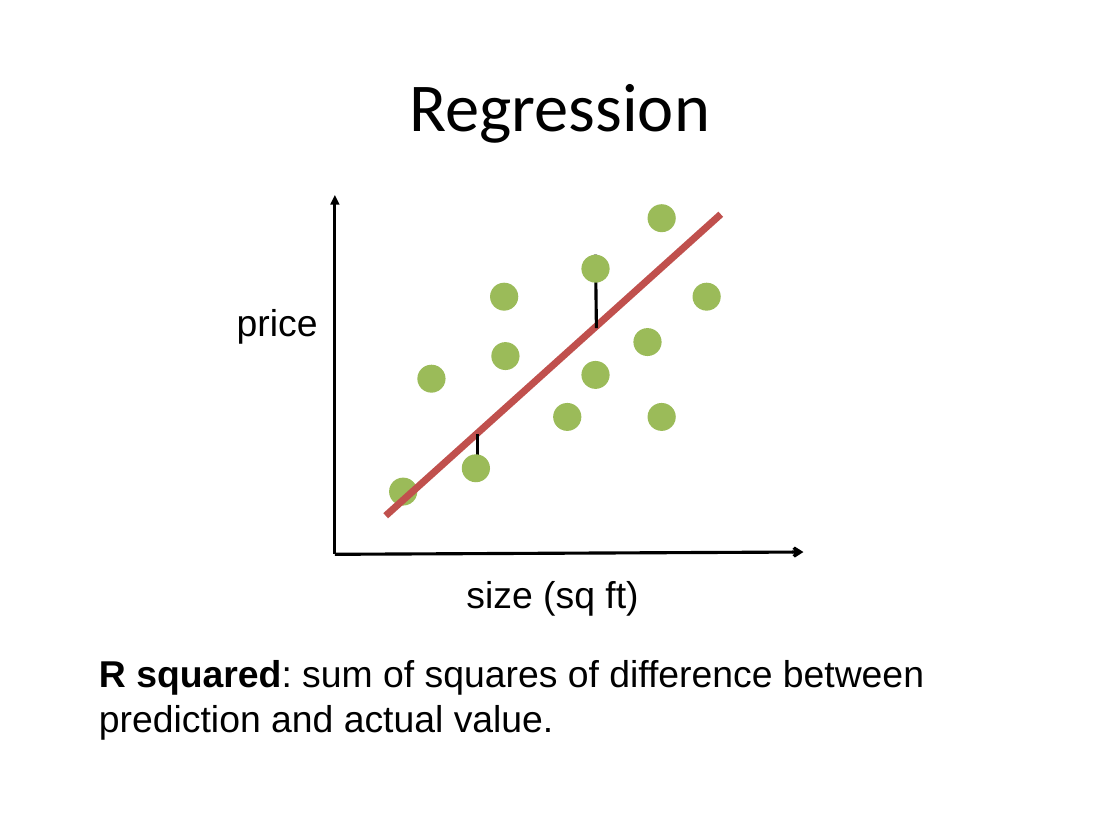
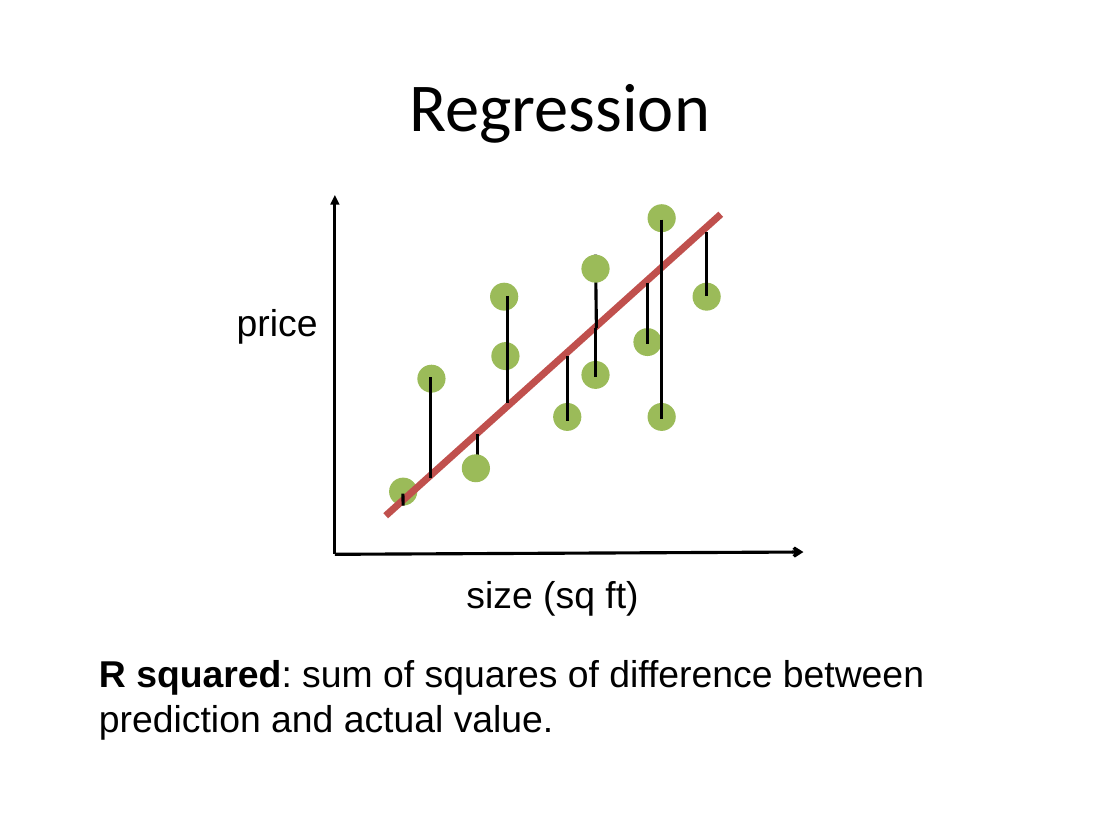
Before and after one commit to aloksharma1993/techfest-ml-tutorial, a slide deck: slide 9 of Techfest_ML.pptx. Drawn at 1120x840 pixels with LibreOffice and Linux fonts; fonts in the diff are those of the drawing. Boxes give left, top, right and bottom in pixels: in the first picture for what was removed or moved away, otherwise in the second. Text is boxed around its words. In the diff, an @@ line names an element or a change of style, - is before the commit and + after.

```diff
--- a/Techfest_ML.pptx
+++ b/Techfest_ML.pptx
@@ line added from (662, 220) to (662, 267), #000000 2 pt @@
@@ line added from (707, 232) to (707, 296), #000000 2 pt @@
@@ line added from (662, 267) to (662, 419), #000000 2 pt @@
@@ line added from (507, 296) to (507, 403), #000000 2 pt @@
@@ line added from (647, 282) to (647, 344), #000000 2 pt @@
@@ line added from (596, 328) to (596, 377), #000000 2 pt @@
@@ line added from (507, 357) to (507, 403), #000000 2 pt @@
@@ line added from (567, 356) to (567, 421), #000000 2 pt @@
@@ line added from (430, 377) to (430, 477), #000000 2 pt @@
@@ line added from (403, 494) to (403, 505), #000000 2 pt @@
```
Also in this commit, not shown: 11 other slides changed, 3 slides added.
